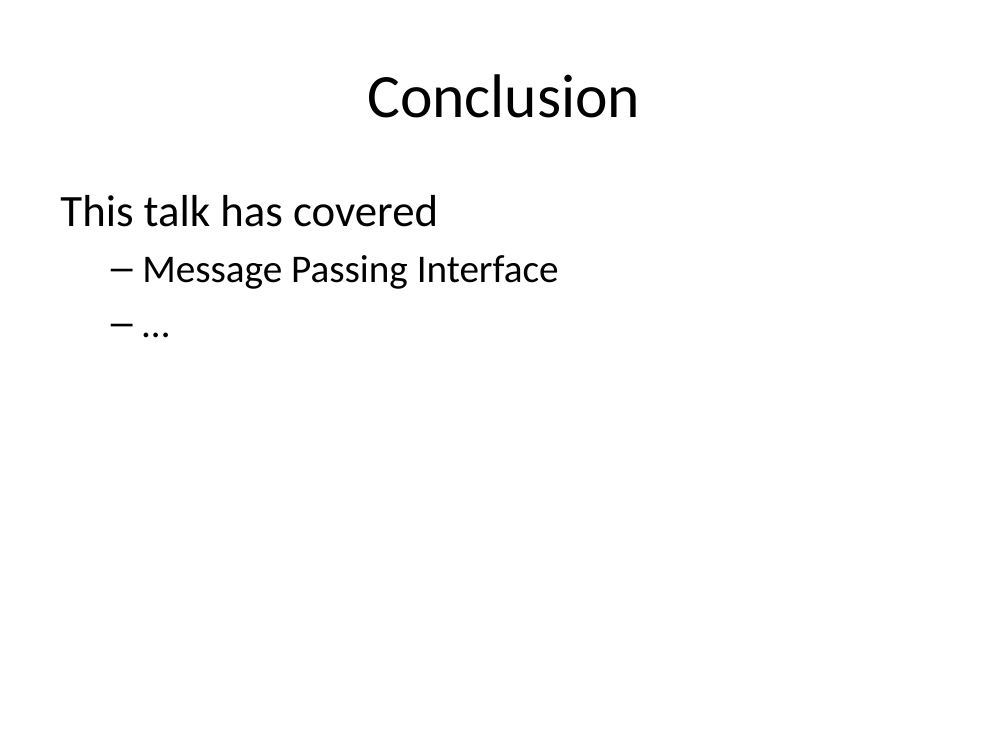
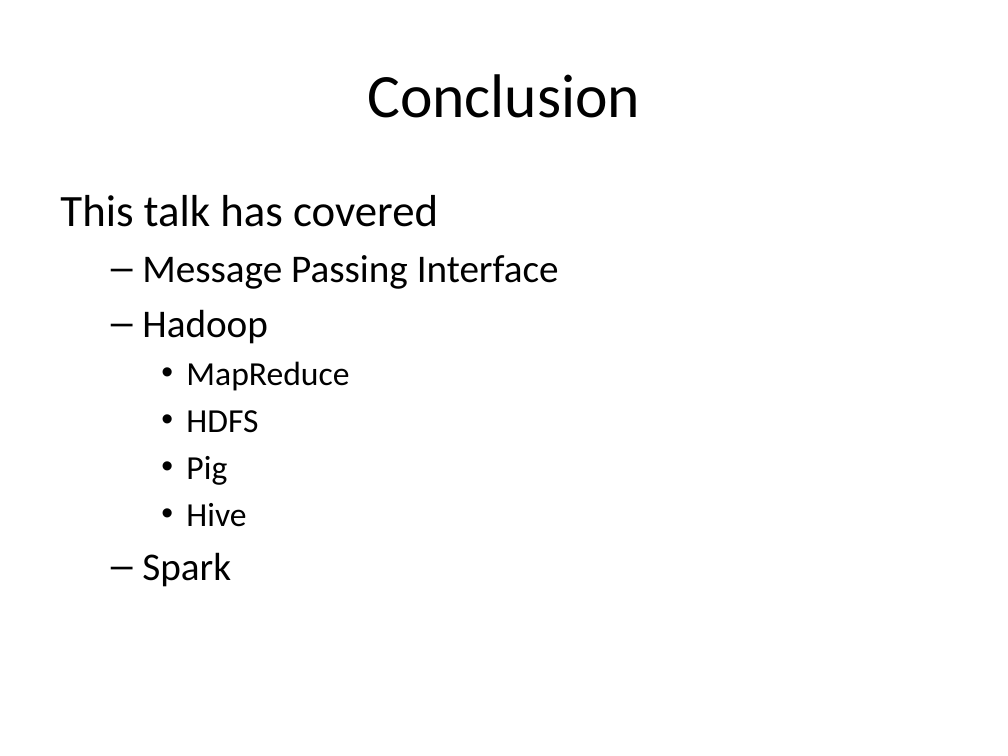
Before and after one commit to pmean/cluster-computing, a slide deck: slide 13 of talks/software.pptx (slide 8 before the commit). Drawn at 1008x756 pixels with LibreOffice and Linux fonts; fonts in the diff are those of the drawing. Boxes give left, top, right and bottom in pixels: in the first picture for what was removed or moved away, otherwise in the second. Text is boxed around its words. In the diff, an @@ line names an element or a change of style, - is before the commit and + after.

```diff
--- a/talks/software.pptx
+++ b/talks/software.pptx
@@ text at [142, 309, 349, 587]: text changed; size 28 to 24 pt @@
-  – …
+  – Hadoop
+    • MapReduce
+    • HDFS
+    • Pig
+    • Hive
+  – Spark
```
Also in this commit, not shown: 2 other slides changed, 5 slides added, 1 other file.
